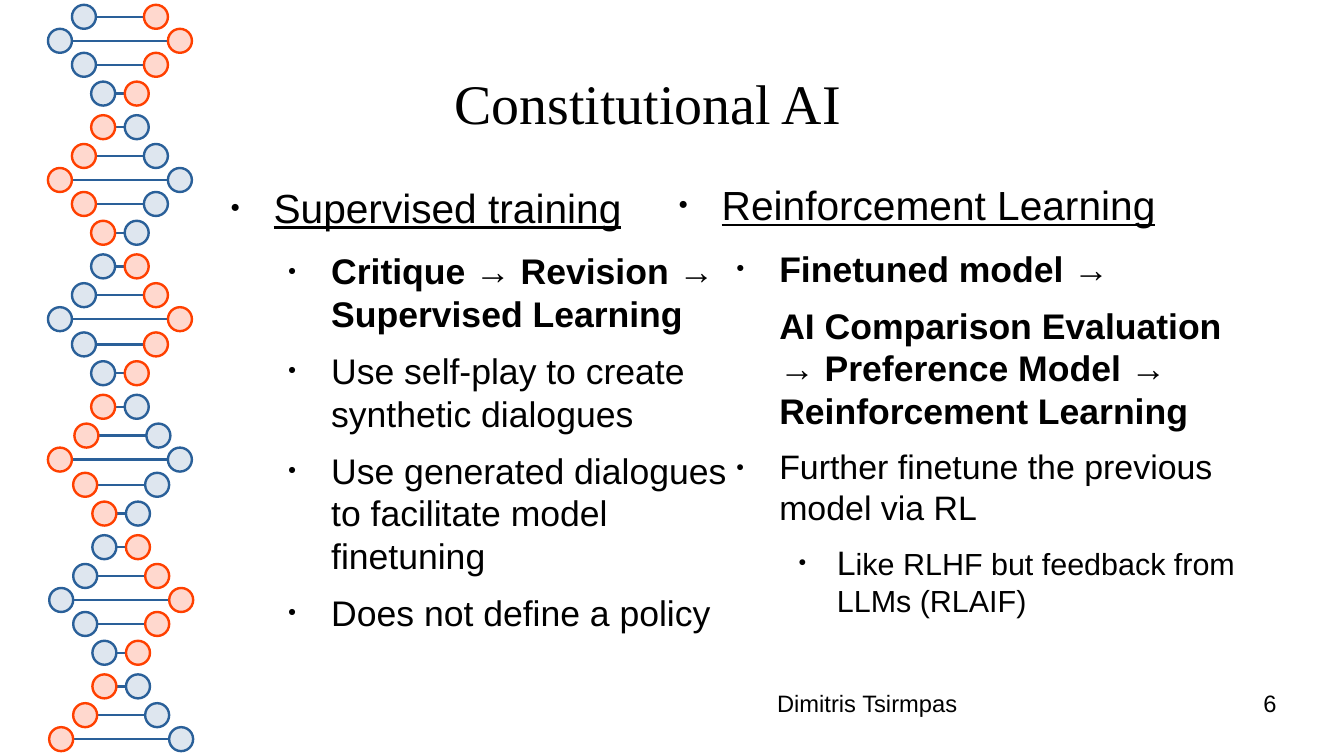
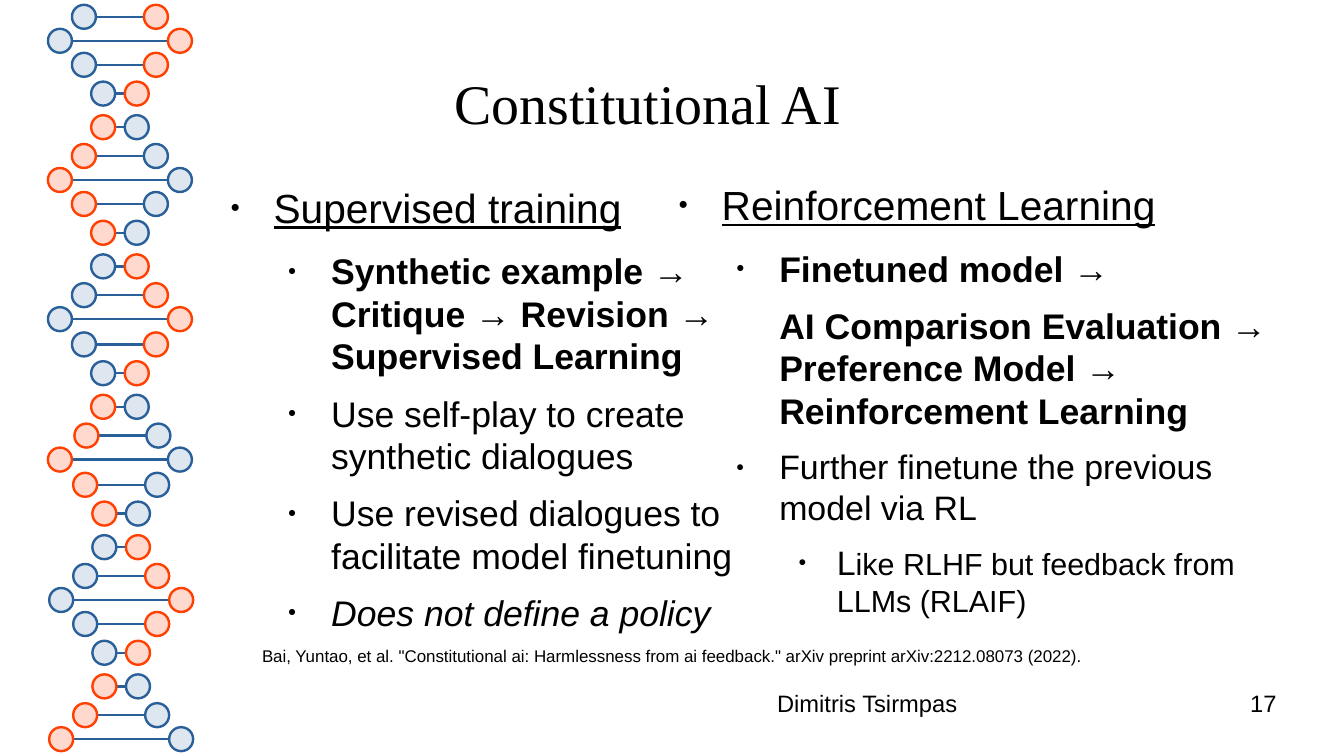
Before and after one commit to dimits-ts/llm_moderation_research, a slide deck: slide 17 of presentations/llm_policy_feasibility.odp (slide 6 before the commit). Drawn at 1344x756 pixels with LibreOffice and Linux fonts; fonts in the diff are those of the drawing. Boxes give left, top, right and bottom in pixels: in the first picture for what was removed or moved away, otherwise in the second. Text is boxed around its words. In the diff, an @@ line names an element or a change of style, - is before the commit and + after.

```diff
--- a/presentations/llm_policy_feasibility.odp
+++ b/presentations/llm_policy_feasibility.odp
@@ text at (331, 258, 683, 377): text changed @@
-  ● Critique → Revision → Supervised Learning
+  ● Synthetic example → Critique → Revision → Supervised Learning
@@ text at (331, 500, 732, 576): text changed @@
-  ● Use generated dialogues to facilitate model finetuning
+  ● Use revised dialogues to facilitate model finetuning
@@ text at (331, 600, 711, 633): italic on in "Does not define a policy" @@
@@ text added at (262, 649, 1082, 666), 10 pt, text #000000 @@
+Bai, Yuntao, et al. "Constitutional ai: Harmlessness from ai feedback." arXiv preprint arXiv:2212.08073 (2022).
@@ page number at (1250, 695, 1276, 712): text changed @@
-6
+17
```
Also in this commit, not shown: 10 other slides changed, 4 slides added, 1 slide removed.
